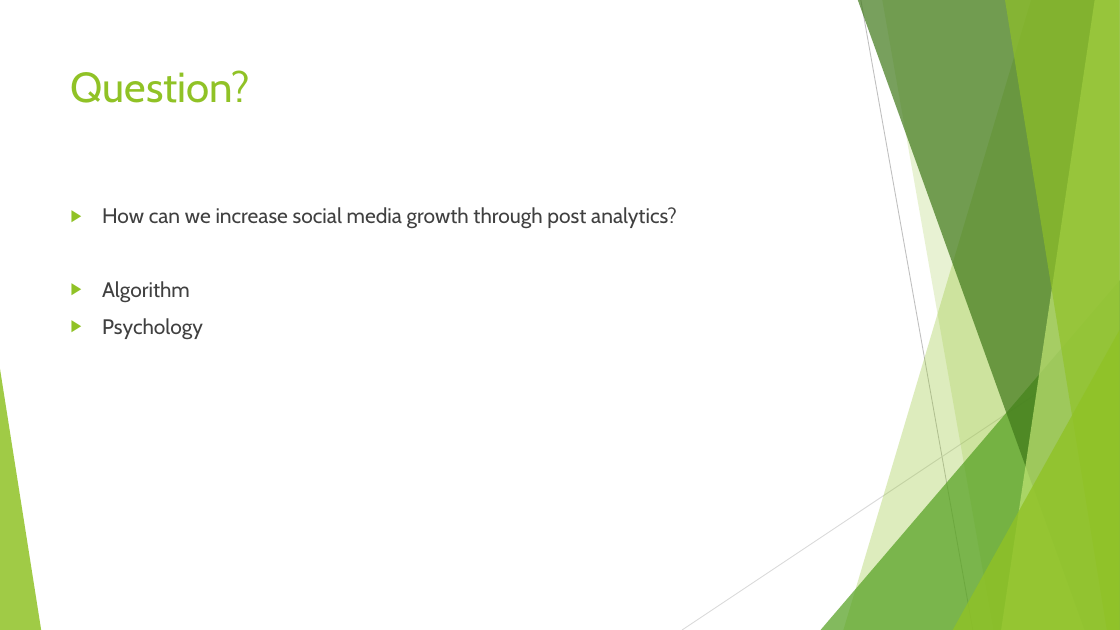
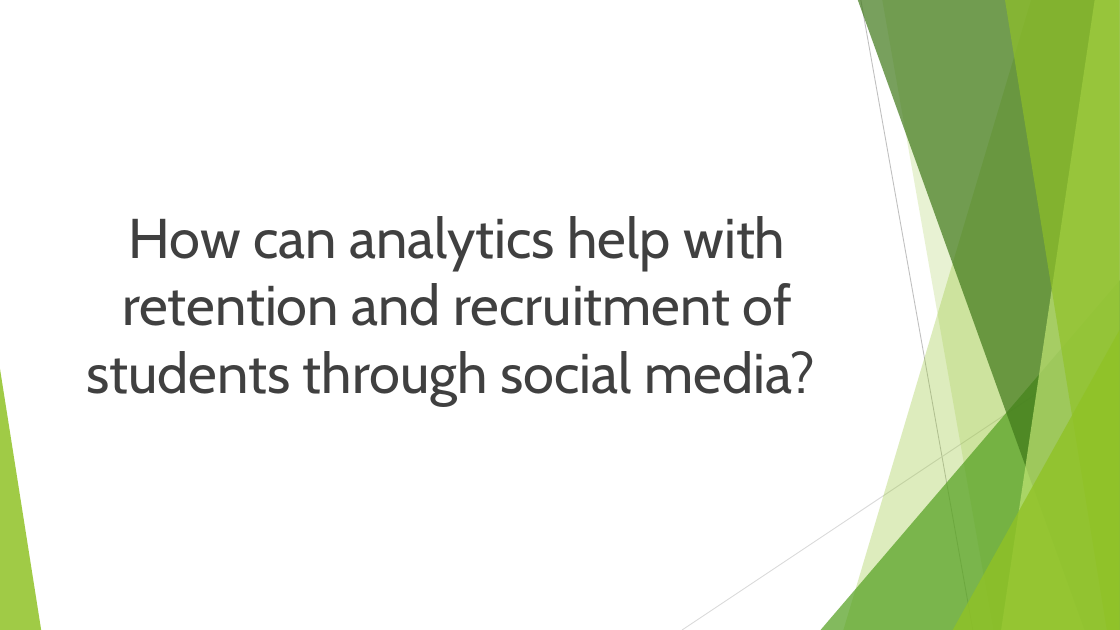
Before and after one commit to tylerparker22/work_to_show, a slide deck: slide 2 of Scolarship Symposium.pptx (slide 3 before the commit). Drawn at 1120x630 pixels with LibreOffice and Linux fonts; fonts in the diff are those of the drawing. Boxes give left, top, right and bottom in pixels: in the first picture for what was removed or moved away, otherwise in the second. Text is boxed around its words. In the diff, an @@ line names an element or a change of style, - is before the commit and + after.

```diff
--- a/Scolarship Symposium.pptx
+++ b/Scolarship Symposium.pptx
@@ title removed at (71, 70, 251, 103) @@
-Question?
@@ text at (86, 216, 815, 405): text changed; size 18 to 48 pt @@
-▶ How can we increase social media growth through post analytics?
-▶ Algorithm
-▶ Psychology
+How can analytics help with retention and recruitment of students through social media?
```
Also in this commit, not shown: 3 other slides changed, 4 slides added, 2 slides removed, 8 other files.
